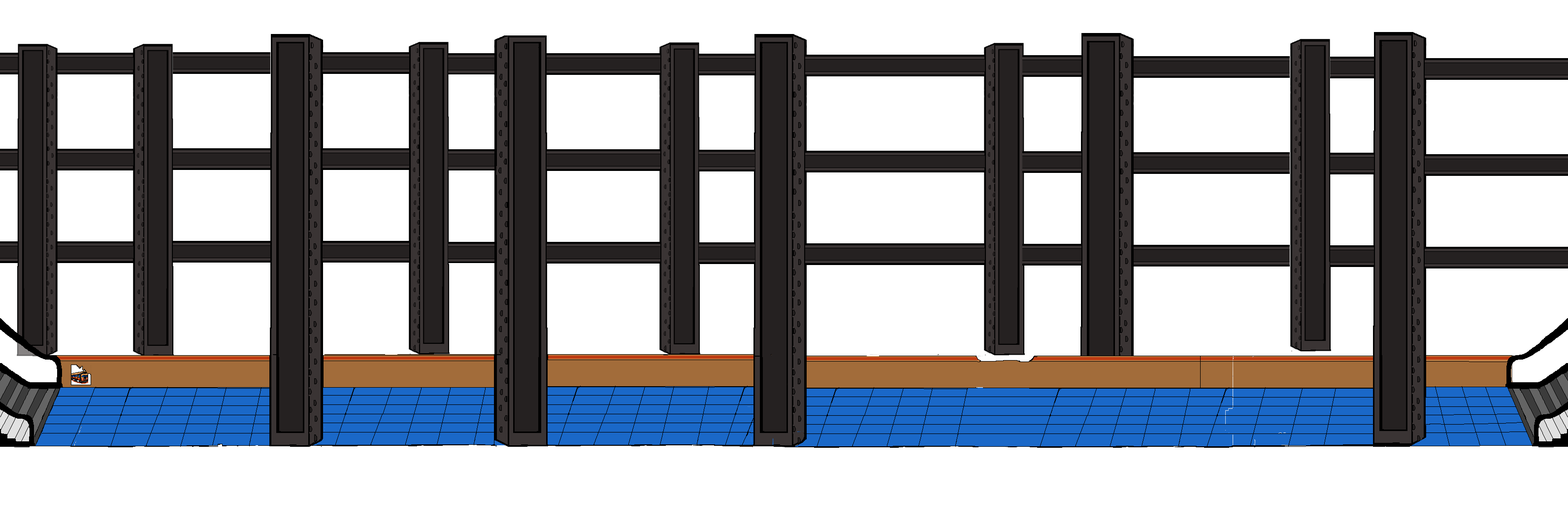
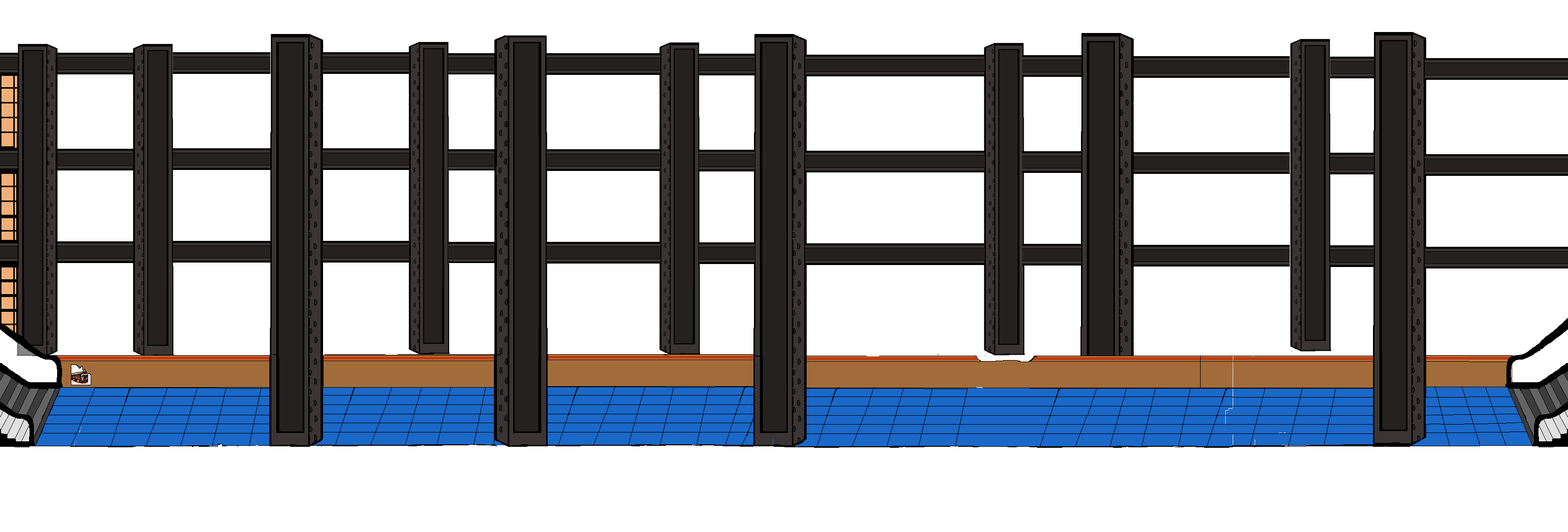
Before/after of a (1568, 532) layered artwork. What changed in the layer stack:
added layer "wall" above "subWayDoor right" over <box>0,74,19,334</box>
